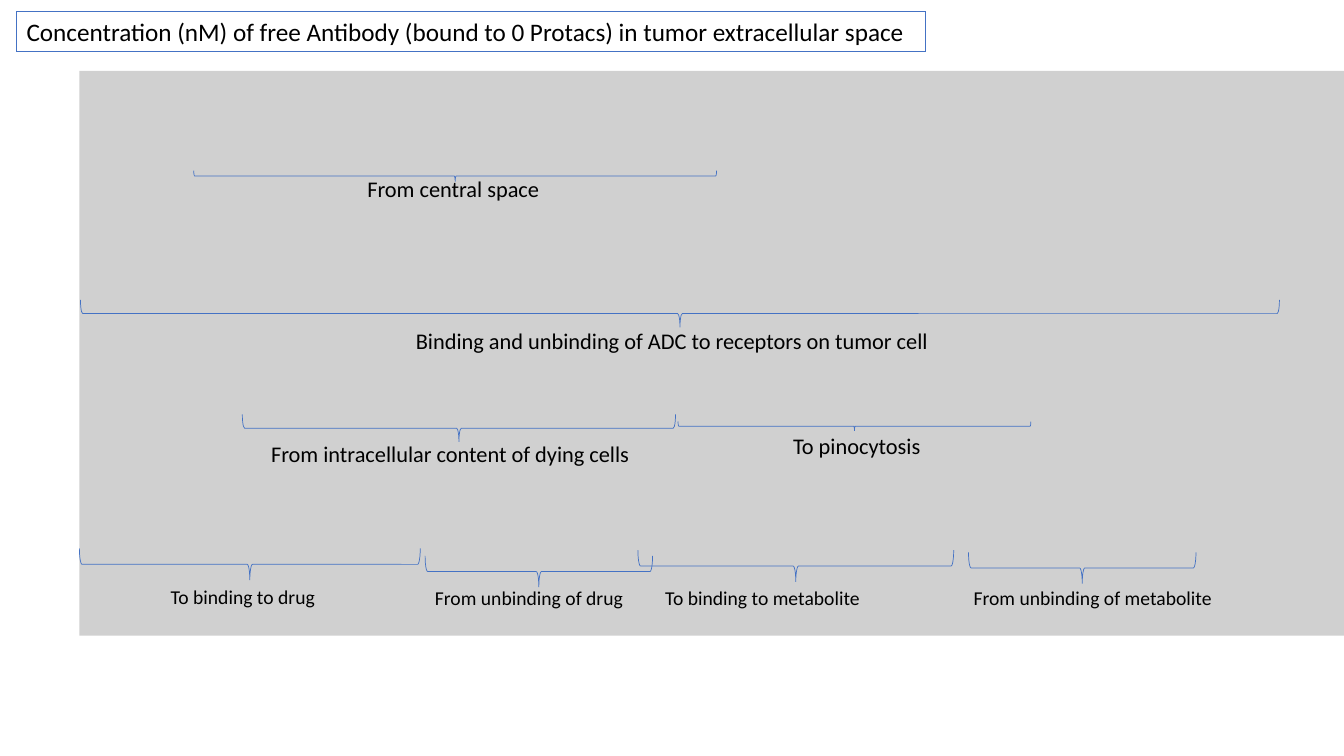
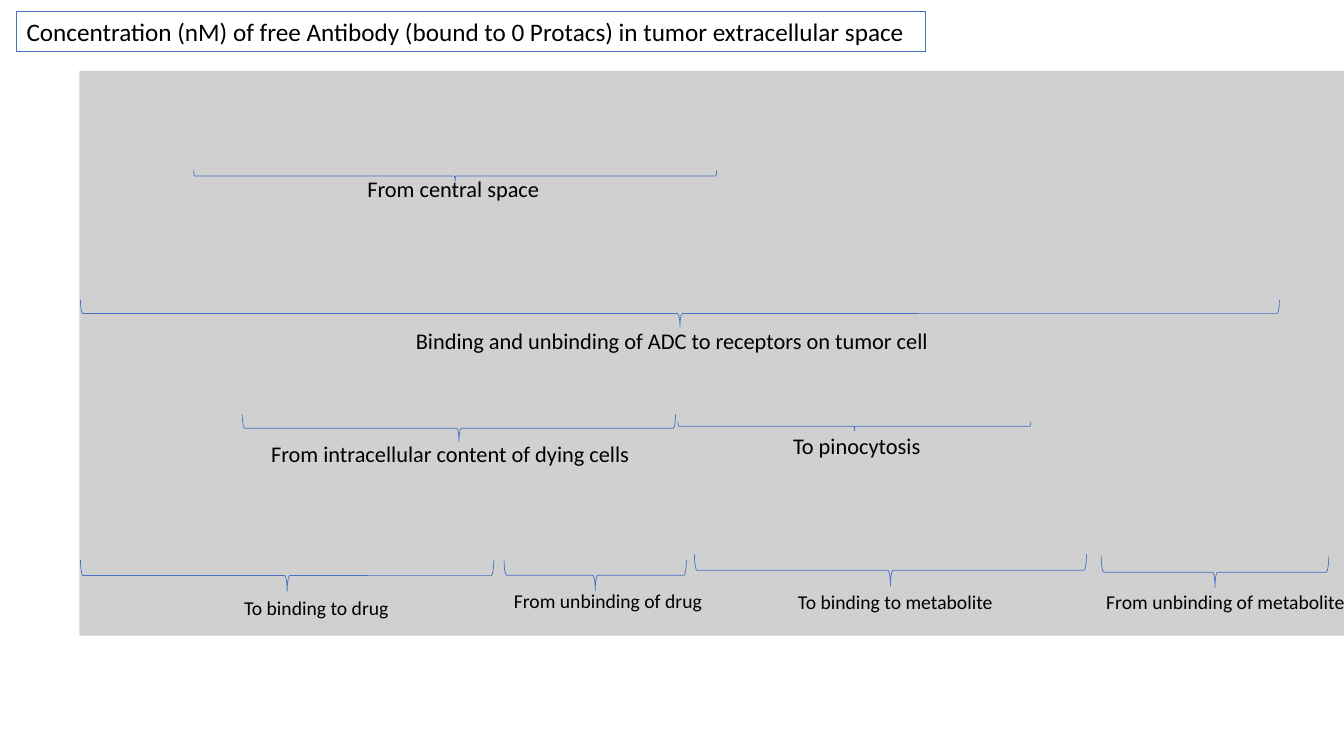
Before and after one commit to judith-stein/hc-protac-shuttle-rshiny-in-vivo, a slide deck: slide 25 of www/logistic_pk_pd_equations_explained.pptx. Drawn at 1344x756 pixels with LibreOffice and Linux fonts; fonts in the diff are those of the drawing; grey boxes stand for pictures. Boxes give left, top, right and bottom in pixels: in the first picture for what was removed or moved away, otherwise in the second. Text is boxed around its words. In the diff, an @@ line names an element or a change of style, - is before the commit and + after.

```diff
--- a/www/logistic_pk_pd_equations_explained.pptx
+++ b/www/logistic_pk_pd_equations_explained.pptx
@@ right brace: place and size @@
-right brace at [79,549,420,580]
+right brace at [80,560,494,591]
@@ right brace: place and size @@
-right brace at [425,556,653,587]
+right brace at [504,560,687,591]
@@ right brace: place and size @@
-right brace at [638,551,954,582]
+right brace at [695,555,1087,586]
@@ 2 texts, 1 right brace: place and size @@
-2 texts, 1 right brace at [665,553,1212,609]
+2 texts, 1 right brace at [798,557,1344,613]
@@ text "To binding to drug": place and size @@
-text "To binding to drug" at [171,590,315,608]
+text "To binding to drug" at [244,601,389,619]
@@ text "From unbinding of drug": place and size @@
-text "From unbinding of drug" at [435,591,623,609]
+text "From unbinding of drug" at [514,594,702,612]
```
Also in this commit, not shown: 15 other slides changed, 4 other files.
